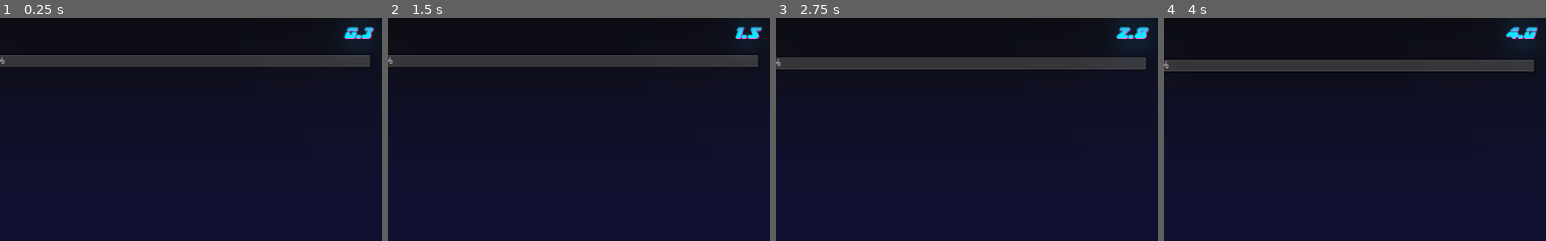
Above: before the commit, frames 1-4 (left to right).
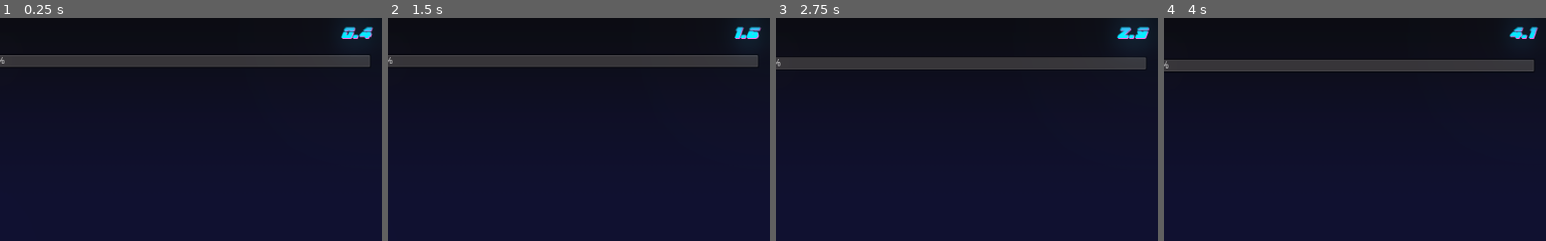
Above: after the commit, the same moments.

Repository: Joniras/MoustacheDesinfectant
Game: Godot game, scene res://Scenes/Game/Game.tscn
Same seed, same stepped clock (60 frames per second), same inputs: the game is played once before the commit and once after it. This scene is started directly instead of the project's main scene.
Inputs (mouse positions are % of the whole screen's width and height, from its top left):
- Up to frame 1 (0.25 s): no input
- Up to frame 2 (1.5 s): move the mouse to (72, 45) at 0.52 s; click (72, 45) at 0.6 s; move the mouse to (30, 55) at 1.27 s; click (30, 55) at 1.35 s
- Up to frame 3 (2.75 s): move the mouse to (60, 28) at 2.02 s; click (60, 28) at 2.1 s
- Up to frame 4 (4 s): move the mouse to (45, 70) at 2.77 s; click (45, 70) at 2.85 s; move the mouse to (80, 65) at 3.52 s; click (80, 65) at 3.6 s
The pictures show only the part of the screen within x 50-100%, y 0-50%; the shares and areas given below are measured in that part.

The runs differ from the first frame. In frame 1, 0.3% of the frame differs, in the area x 89-98%, y 3-10%; in frame 2, 0.2%; in frame 3, 0.2%; in frame 4, 0.3%.
Error in both runs: Invalid get index '1' (on base: 'Dictionary').

Commit message:
Balancing and Scaling

Diff:
--- a/Characters/Bullet.tscn
+++ b/Characters/Bullet.tscn
@@ -44,7 +44,6 @@
 	position += Vector2(speed*delta,0)
 
 
-
 func kill_bullet():
 	get_parent().remove_child(self)
 
--- a/Characters/Player.tscn
+++ b/Characters/Player.tscn
@@ -13,7 +13,7 @@
 
 const SPEED = 400 # speed of the ship
 const BULLETS_PER_SECOND = 5 # bullets fired per second
-const DAMAGE_PER_LEVEL = 50 # damage increase after levelup
+const DAMAGE_PER_LEVEL = 15 # damage increase after levelup
 const EXPERIENCE_PER_LEVEL = 100 # xp needed for level up
 const LOSS_AFTER_ENEMY_HIT = 34 # damage that is taken after enemy is going out on the left
 const BULLET_SPEED = 500 # bullet speed of the player
--- a/Scenes/Game/Game.tscn
+++ b/Scenes/Game/Game.tscn
@@ -11,13 +11,19 @@
 script/source = "extends Node2D
 
 
-const ENEMY_SPAWN_PER_SECOND = 0.2
-const ENEMY_HEALTH = 150
-const ENEMY_XP = 10
-const TIME_FOR_ULT = 10
+const ENEMY_SPAWN_PER_SECOND = 1 # base value for spawning enemies
+const ENEMY_SCALE_PER_SECOND = 0.02 # spawn increase of enemy after 1 second
+
+const ENEMY_BASE_HEALTH = 100 # health enemies spawn with
+const ENEMY_HEALTH_SCALE_PER_SECOND = 1 # health enemies spawn with
+const ENEMY_XP = 10 # xp enemies drop
+const ENEMY_HEALTH_LEVEL = 50 # increase in health with higher level (level 4 = 200 Health)
+
+const TIME_FOR_ULT = 10 # time needed to compelte ult load
+const TIMEOUT_FOR_ULT = 4 # Timeout where nothing spawns
 
 var time_mult = 1.0
-var time = 0
+var time = 0.1
 var docked = false
 var ult_time = 0
 var _enemyTimer = null
@@ -34,15 +40,24 @@
 	if Config.is_server:
 		_enemyTimer = Timer.new()
 		self.add_child(_enemyTimer)
-		_enemyTimer.connect(\"timeout\", self, \"_on_Timer_timeout\")
-		_enemyTimer.set_wait_time(1/float(ENEMY_SPAWN_PER_SECOND))
-		_enemyTimer.set_one_shot(false)
-		_enemyTimer.start()
+		updateEnemyTimer()
+
 	spawn_player(Config.other_player_id)
 	spawn_player(get_tree().get_network_unique_id())
 	$lbl_my_name.text = Config.my_info.name
 	$other_name.text = Config.player_info[Config.other_player_id].name
 	$UltimateBar.visible = false
+
+func updateEnemyTimer():
+	stopEnemies()
+	_enemyTimer.connect(\"timeout\", self, \"_on_Timer_timeout\")
+	_enemyTimer.set_wait_time(1/(float(ENEMY_SPAWN_PER_SECOND)+(float(time)*ENEMY_SCALE_PER_SECOND)))
+	_enemyTimer.set_one_shot(true)
+	_enemyTimer.start()
+
+func stopEnemies():
+	if _enemyTimer:
+		_enemyTimer.stop()
 
 # Called every frame. 'delta' is the elapsed time since the previous frame.
 func _process(_delta):
@@ -62,6 +77,16 @@
 func do_ultimate():
 	if(Config.is_server):
 		rpc(\"ultimate\")
+		stopEnemies()
+		var ultimate_timeout = Timer.new()
+		self.add_child(_enemyTimer)
+		ultimate_timeout.connect(\"timeout\", self, \"_on_ultimate_done\")
+		ultimate_timeout.set_wait_time(TIMEOUT_FOR_ULT)
+		ultimate_timeout.set_one_shot(true)
+		ultimate_timeout.start()
+
+func _on_ultimate_done():
+	updateEnemyTimer()
 
 sync func ultimate():
 	Sound.get_node(\"AudioStreamPlayerExplosion\").play()
@@ -113,10 +138,14 @@
 	var player2 = get_node(str(other_player)).slave_position(position)
 
 func _on_Timer_timeout():
+	updateEnemyTimer()
 	rng.randomize()
-	var my_random_number = rng.randf_range(50, get_viewport().size.y-50)
+	var e_position_y = rng.randf_range(50, get_viewport().size.y-50)
 	var asset_number = int(rng.randf_range(4, 8))
-	rpc(\"spawn_enemy\",ProjectSettings.get_setting(\"display/window/size/width\")+50,my_random_number,ENEMY_HEALTH,ENEMY_XP,asset_number)
+	var level = asset_number-4
+	var e_health = (float(ENEMY_BASE_HEALTH)+(level*ENEMY_HEALTH_LEVEL))+(time*float(ENEMY_HEALTH_SCALE_PER_SECOND))
+	var e_position_x = ProjectSettings.get_setting(\"display/window/size/width\")+50
+	rpc(\"spawn_enemy\",e_position_x,e_position_y,e_health,ENEMY_XP,asset_number)
 
 func spawn_player(_id):
 	var player =  PLAYER.instance()
Not shown, changed: export_presets.cfg
Binary file changed: icon.png
